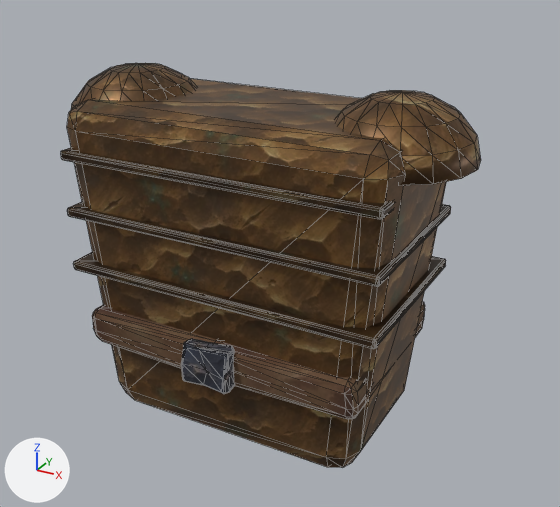
Before and after pictures for a commit that changed the glTF model assets/models/items/mail_bronze.glb.
Before and after are seen from a 50 mm lens placed at (0.443, -0.747, 0.597), pointed at (0.028, 0.007, 0.22). The axes (+X, +Y, +Z) are drawn at lower left. The lights are the same throughout. The picture after the commit comes second. Mesh edges are drawn as thin lines. Vertices at exactly the same position are counted once.

In view in the first picture: 'model'.
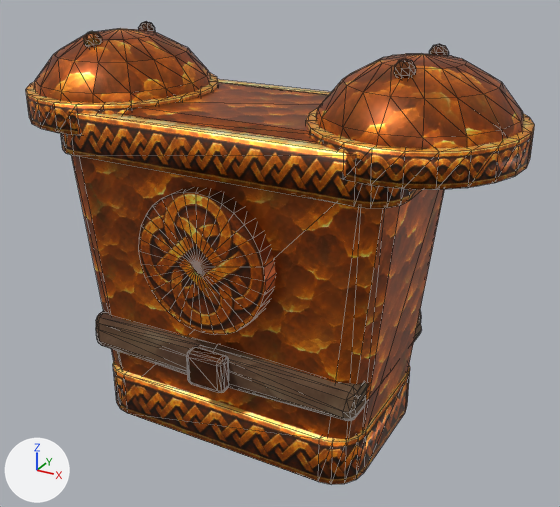
What differs and where, as boxes (x1, y1, x2, y2) in the pictures (560 x 507 px; the box of a moved part takes in the faces that stretch with it):
'model', reshaped (21% wider, 15% taller): before (61, 63, 481, 467); after (26, 21, 535, 485)
part 1 of me_sphere_001, added: after (429, 44, 449, 56)
part 2 of me_sphere_001, added: after (83, 31, 102, 47)
part 3 of me_sphere_001, added: after (138, 21, 155, 32)
part 4 of me_sphere_001, added: after (394, 58, 416, 78)
part 5 of me_sphere_001, moved or reshaped: before (67, 79, 446, 467); after (71, 82, 445, 439)
part 6 of me_sphere_001, moved or reshaped: before (71, 63, 195, 110); after (34, 29, 210, 103)
part 7 of me_sphere_001, moved or reshaped: before (334, 90, 481, 186); after (316, 54, 524, 149)
part 8 of me_sphere_001, rebuilt (22% narrower, 16% shorter): before (181, 339, 235, 394); after (187, 347, 229, 393)
part 9 of me_sphere_001, rebuilt (7% shorter): before (92, 301, 425, 419); after (96, 311, 422, 421)
part 10 of me_sphere_001, rebuilt: before (61, 148, 393, 219); after (61, 79, 423, 208)
part 11 of me_sphere_001, added (brown): after (26, 73, 218, 135)
part 12 of me_sphere_001, added (brown): after (306, 108, 535, 190)
part 13 of me_sphere_001, added (brown): after (113, 361, 410, 485)
part 14 of me_sphere_001, added (brown): after (138, 187, 276, 335)
part 15 of me_sphere_001, deleted: before (67, 202, 451, 349)

Edits to the bpy script that builds the scene:
```text
Change me_sphere_001:
    remove me_sphere_001.from_pydata(...)  # 677 vertices, 1322 faces; spans x -0.255..0.255, y -0.126..0.126, z 0.0..0.43
    remove me_sphere_001.materials.append(mat_bronze_a)  # picture img_bronze_a
    add me_sphere_001.from_pydata(...)  # 992 vertices, 1944 faces; spans x -0.303..0.303, y -0.127..0.127, z 0.0..0.473
    me_sphere_001 part 1: a new loose piece, a UV sphere (8 segments, 5 rings, poles along z) spanning x 0.18..0.2, y 0.045..0.066, z 0.451..0.473, in mat_bronzeplate_dark (picture img_bronzeplate_dark)
    me_sphere_001 part 2: a new loose piece, a UV sphere (8 segments, 5 rings, poles along z) spanning x -0.2..-0.18, y -0.055..-0.034, z 0.451..0.473, in mat_bronzeplate_dark (picture img_bronzeplate_dark)
    me_sphere_001 part 3: a new loose piece, a UV sphere (8 segments, 5 rings, poles along z) spanning x -0.2..-0.18, y 0.045..0.066, z 0.451..0.473, in mat_bronzeplate_dark (picture img_bronzeplate_dark)
    me_sphere_001 part 4: a new loose piece, a UV sphere (8 segments, 5 rings, poles along z) spanning x 0.18..0.2, y -0.055..-0.034, z 0.451..0.473, in mat_bronzeplate_dark (picture img_bronzeplate_dark)
    me_sphere_001 part 5: the loose piece of 56 vertices spanning x -0.207..0.207, y -0.102..0.117, z 0.0..0.4 is moved by (0.0, -0.002, 0.0), in mat_bronzeplate_a (picture img_bronzeplate_a)
    me_sphere_001 part 6: the loose piece of 114 vertices spanning x -0.255..-0.085, y -0.084..0.099, z 0.36..0.43 is scaled about its middle by 1.29, then moved by (-0.02, -0.002, 0.03), in mat_bronzeplate_c (picture img_bronzeplate_c)
    me_sphere_001 part 7: the loose piece of 114 vertices spanning x 0.085..0.255, y -0.084..0.099, z 0.36..0.43 is scaled about its middle by 1.29, then moved by (0.02, -0.002, 0.03), in mat_bronzeplate_c (picture img_bronzeplate_c)
    me_sphere_001 part 8: the loose piece of 127 vertices spanning x -0.033..0.032, y -0.126..-0.1, z 0.093..0.148 is rebuilt with 56 vertices and now spans x -0.025..0.025, y -0.125..-0.105, z 0.093..0.137, in mat_bronzeplate_dark (picture img_bronzeplate_dark)
    me_sphere_001 part 9: the loose piece of 98 vertices spanning x -0.183..0.182, y -0.111..0.126, z 0.092..0.148 is rebuilt with 98 vertices and now spans x -0.184..0.181, y -0.113..0.123, z 0.089..0.141
    me_sphere_001 part 10: the loose piece of 56 vertices spanning x -0.2..0.2, y -0.108..0.122, z 0.334..0.346 is rebuilt with 80 vertices and now spans x -0.213..0.213, y -0.113..0.123, z 0.345..0.395, in mat_bronzeknot_b (picture img_bronzeknot_b)
    me_sphere_001 part 11: a new loose piece of 96 vertices spanning x -0.303..-0.077, y -0.116..0.127, z 0.37..0.405, in mat_bronzeknot_c (picture img_bronzeknot_c)
    me_sphere_001 part 12: a new loose piece of 96 vertices spanning x 0.077..0.303, y -0.116..0.127, z 0.37..0.405, in mat_bronzeknot_c (picture img_bronzeknot_c)
    me_sphere_001 part 13: a new loose piece of 80 vertices spanning x -0.178..0.178, y -0.103..0.113, z 0.0..0.06, in mat_bronzeknot_b (picture img_bronzeknot_b)
    me_sphere_001 part 14: a new loose piece of 66 vertices spanning x -0.082..0.082, y -0.127..-0.093, z 0.168..0.332, in mat_bronzemedal_a (picture img_bronzemedal_a)
    me_sphere_001 part 15
    112 vertices are removed from x -0.2..0.2, y -0.108..0.122, z 0.194..0.276
    216 faces are deleted
    remove me_sphere_001.materials.append(mat_iron_c)  # picture img_iron_c
    remove me_sphere_001.materials.append(mat_bronze_dark)  # picture img_bronze_dark
    add me_sphere_001.materials.append(mat_bronzeplate_dark)  # picture img_bronzeplate_dark
    add me_sphere_001.materials.append(mat_bronzeplate_a)  # picture img_bronzeplate_a
    add me_sphere_001.materials.append(mat_bronzeknot_b)  # picture img_bronzeknot_b
    add me_sphere_001.materials.append(mat_bronzemedal_a)  # picture img_bronzemedal_a
    add me_sphere_001.materials.append(mat_bronzeplate_c)  # picture img_bronzeplate_c
    add me_sphere_001.materials.append(mat_bronzeknot_c)  # picture img_bronzeknot_c
```
